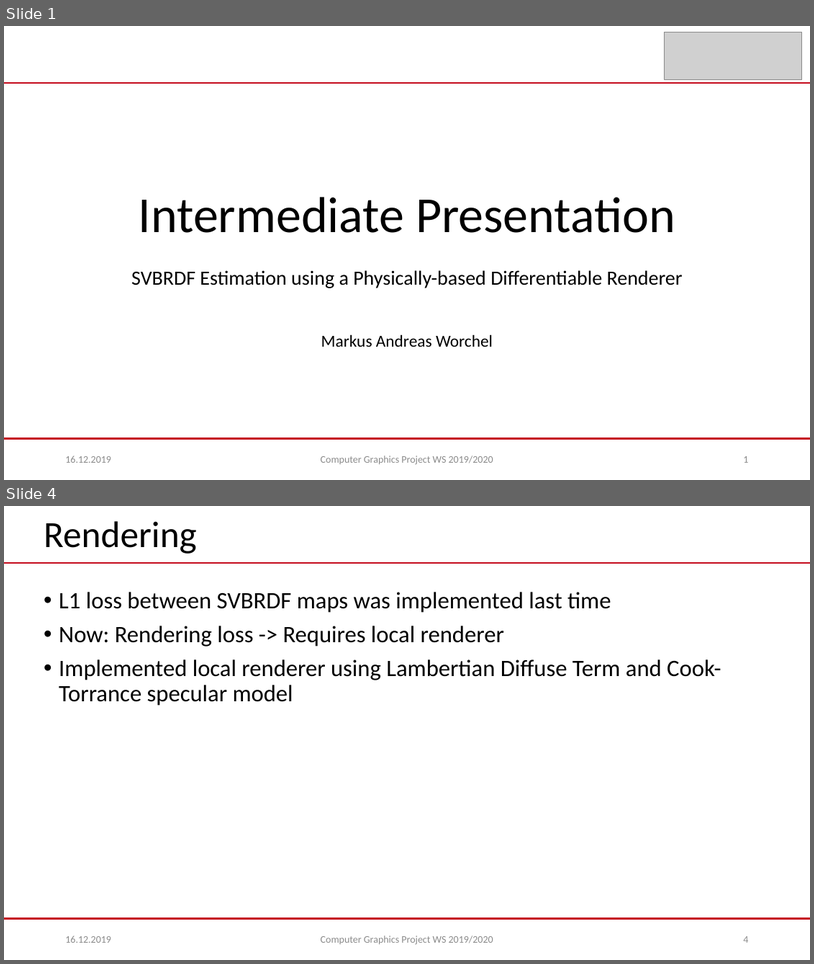
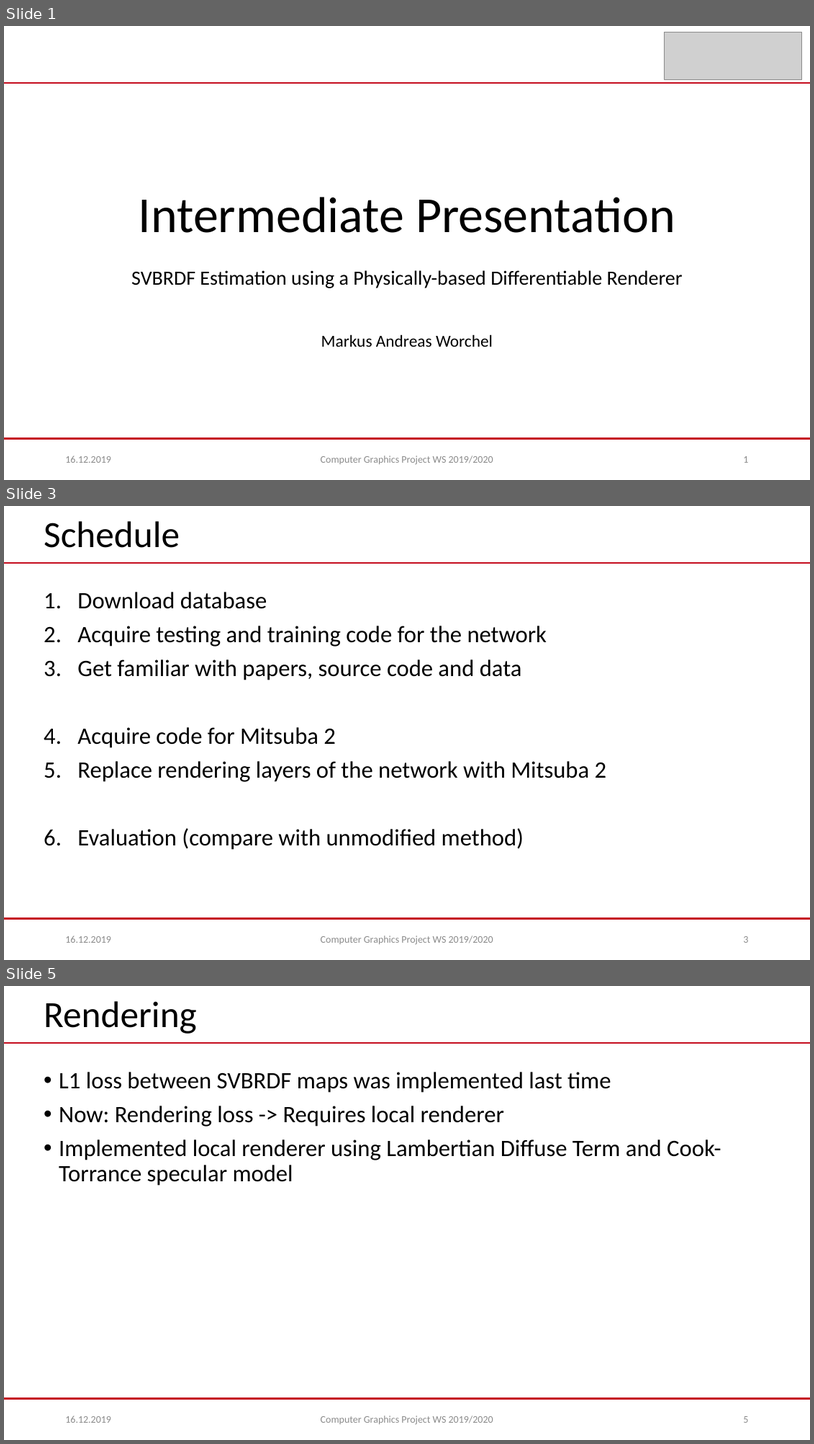
Before and after one commit to mworchel/svbrdf-estimation, a slide deck: presentations/intermediate/intermediate.pptx. Shown one above the other, each under a label of ours: slides 1 and 4 before the commit, slides 1, 3 and 5 after it; the slides between them are not shown. The pictures are 814x964 and 814x1444 pixels, drawn with LibreOffice and Linux fonts; fonts in the diff are those of the drawing; grey boxes stand for pictures; background and template pictures are left out. Boxes give left, top, right and bottom in pixels: in the first picture for what was removed or moved away, otherwise in the second. Text is boxed around its words. In the diff, an @@ line names an element or a change of style, - is before the commit and + after.

```diff
--- a/presentations/intermediate/intermediate.pptx
+++ b/presentations/intermediate/intermediate.pptx
@@ slide 3 added at [4, 506, 810, 960], background #FFFFFF; not listed: 2 template elements that a slide beside it also shows @@
@@ title added at [44, 521, 180, 548], 44 pt, text #000000 @@
+Schedule
@@ text added at [77, 592, 607, 849], 28 pt, text #000000 @@
+1. Download database
+2. Acquire testing and training code for the network
+3. Get familiar with papers, source code and data
+4. Acquire code for Mitsuba 2
+5. Replace rendering layers of the network with Mitsuba 2
+6. Evaluation (compare with unmodified method)
@@ text added at [65, 936, 111, 942], 12 pt, text #8C8C8C @@
+16.12.2019
@@ text added at [321, 935, 494, 944], 12 pt, text #8C8C8C @@
+Computer Graphics Project WS 2019/2020
@@ page number added at [743, 936, 748, 942], 12 pt, text #8C8C8C @@
+3
@@ what was slide 4 is now slide 5 @@
@@ page number at [743, 1416, 748, 1422]: text changed @@
-4
+5
```
Also in this commit, not shown: 3 slides changed, 5 other files.
